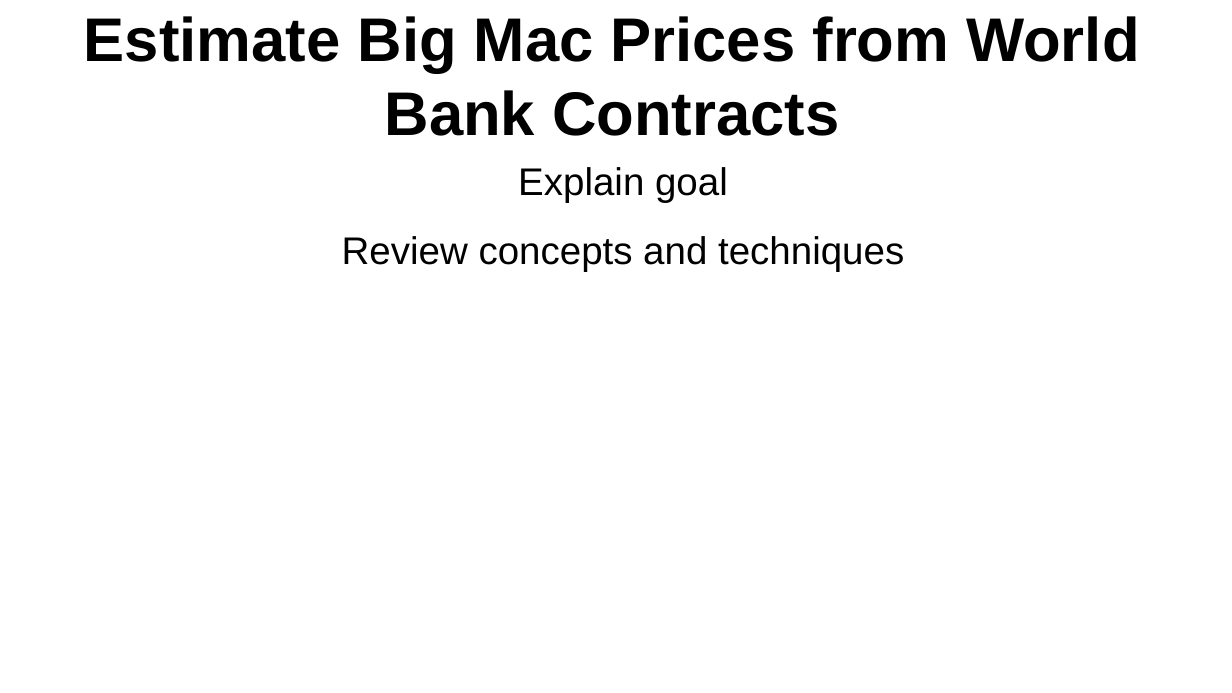
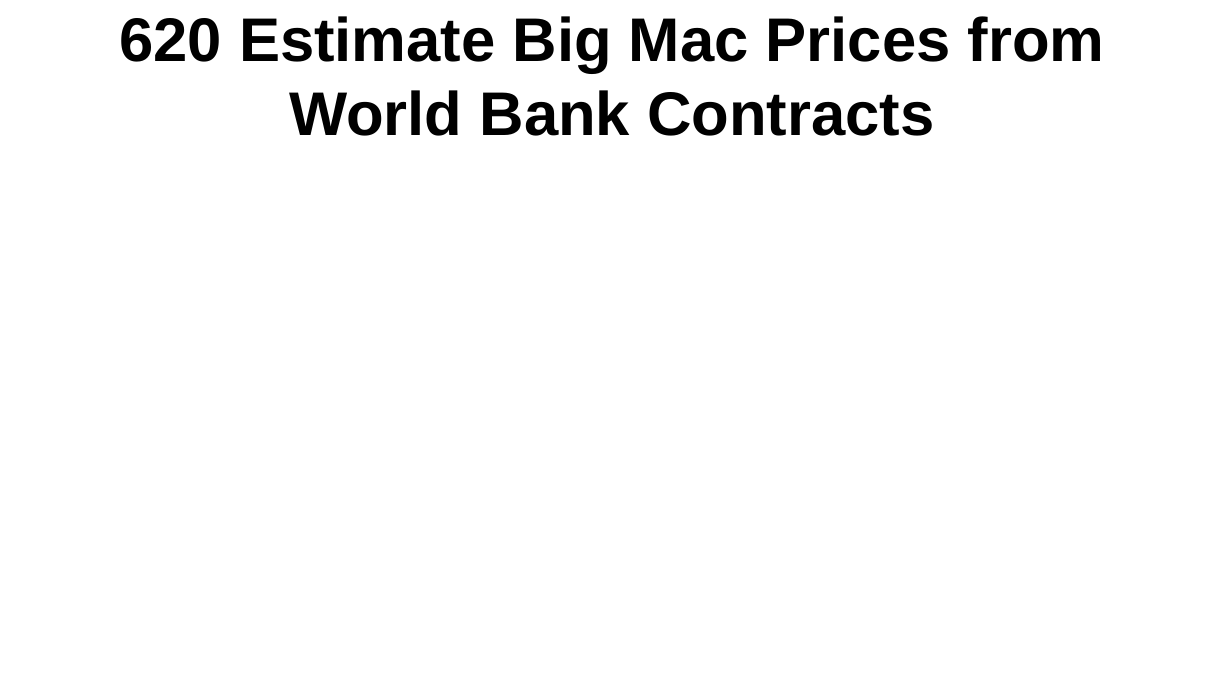
Before and after one commit to crosscompute/analytical-tutorials, a slide deck: slide 45 of slides/CrossDisciplinaryAnalyticsWithPython.odp (slide 46 before the commit). Drawn at 1232x693 pixels with LibreOffice and Linux fonts; fonts in the diff are those of the drawing. Boxes give left, top, right and bottom in pixels: in the first picture for what was removed or moved away, otherwise in the second. Text is boxed around its words. In the diff, an @@ line names an element or a change of style, - is before the commit and + after.

```diff
--- a/slides/CrossDisciplinaryAnalyticsWithPython.odp
+++ b/slides/CrossDisciplinaryAnalyticsWithPython.odp
@@ title at <box>119,16,1105,136</box>: text changed @@
-Estimate Big Mac Prices from World Bank Contracts
+620 Estimate Big Mac Prices from World Bank Contracts
@@ text removed at <box>342,167,904,272</box> @@
-Explain goal
-Review concepts and techniques
```
Also in this commit, not shown: 20 other slides changed, 5 slides added, 6 slides removed, 22 other files.
